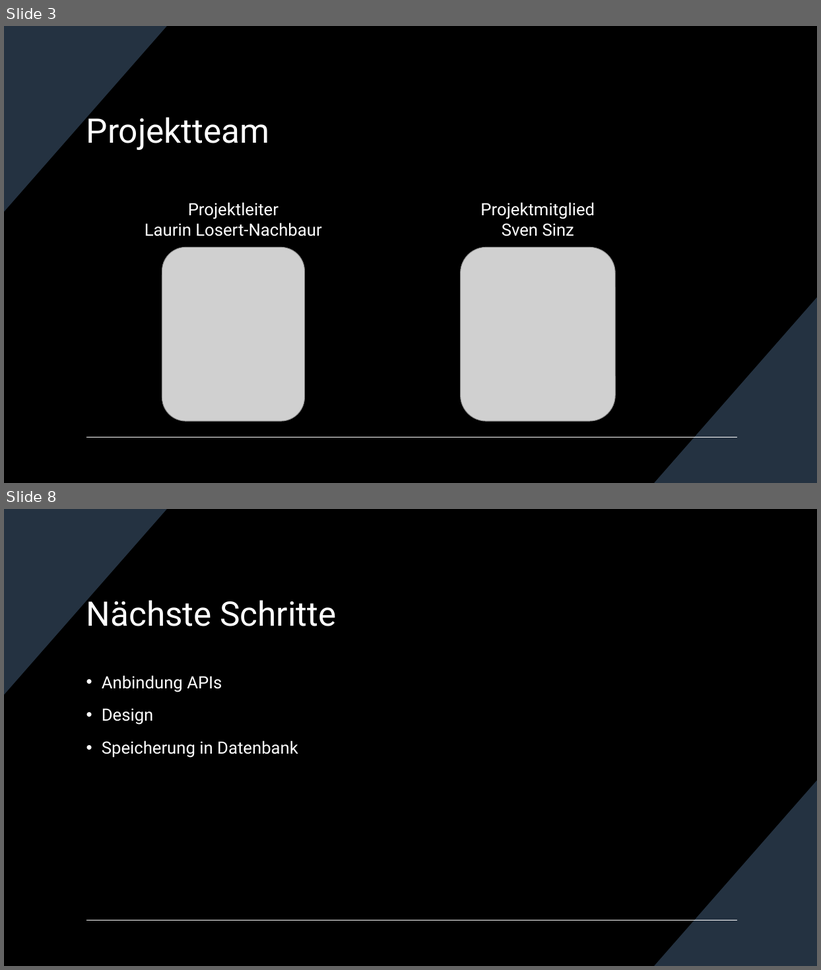
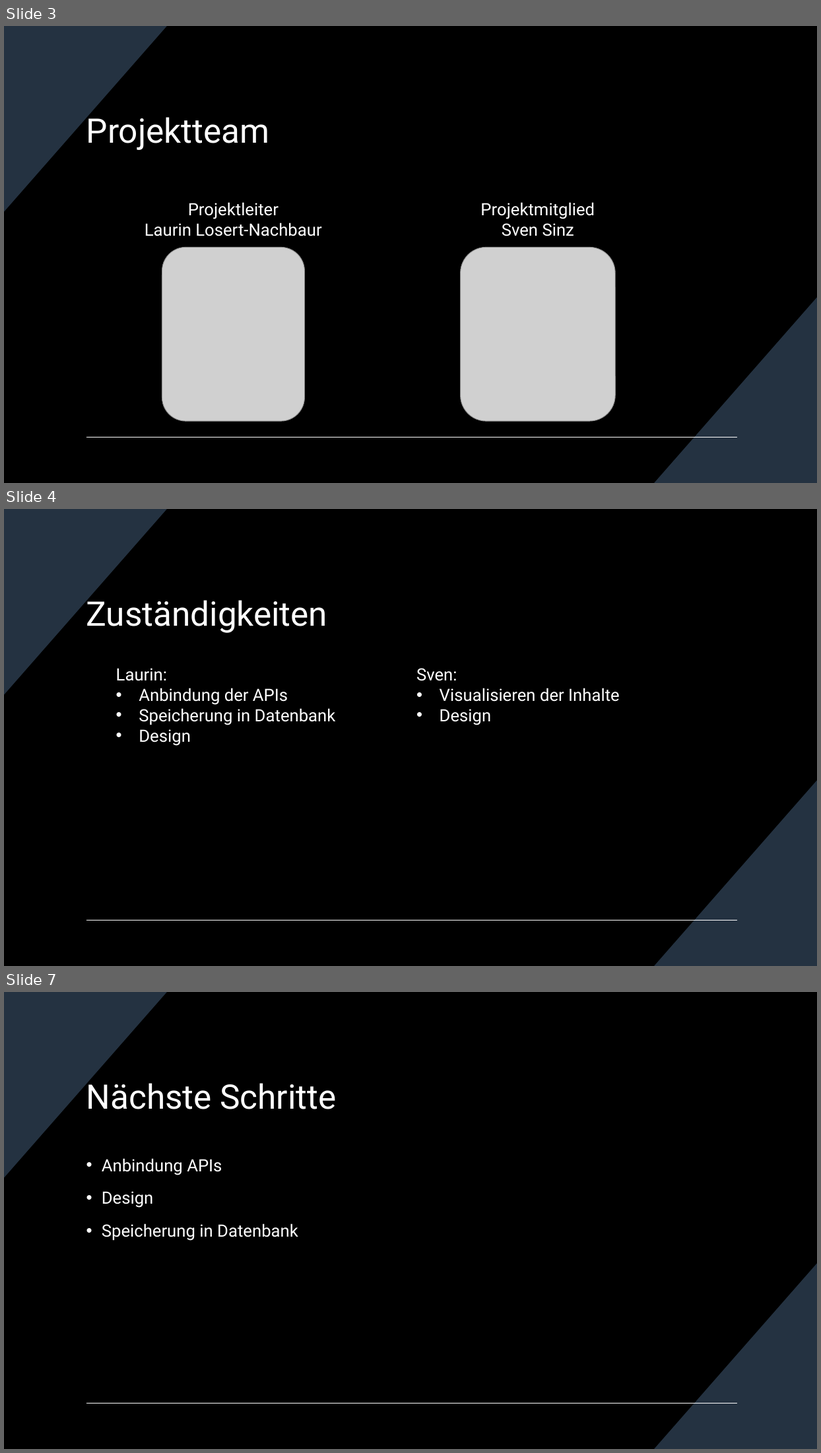
Before and after one commit to AaloFanaa/htldo5_swp, a slide deck: ScreenTale/Projektmanagement/Projekt Präsentationen/ScreenTale Zwischenpräsentation _14_02_2024.pptx. Shown one above the other, each under a label of ours: slides 3 and 8 before the commit, slides 3, 4 and 7 after it; the slides between them are not shown. The pictures are 821x970 and 821x1453 pixels, drawn with LibreOffice and Linux fonts; fonts in the diff are those of the drawing; grey boxes stand for pictures. Boxes give left, top, right and bottom in pixels: in the first picture for what was removed or moved away, otherwise in the second. Text is boxed around its words. In the diff, an @@ line names an element or a change of style, - is before the commit and + after.

```diff
--- a/ScreenTale/Projektmanagement/Projekt Präsentationen/ScreenTale Zwischenpräsentation _14_02_2024.pptx
+++ b/ScreenTale/Projektmanagement/Projekt Präsentationen/ScreenTale Zwischenpräsentation _14_02_2024.pptx
@@ slide 4 added at <box>4,509,817,966</box>, background #000000; not listed: 3 template elements that a slide beside it also shows @@
@@ title added at <box>86,595,328,633</box>, 40 pt, text #FFFFFF @@
+Zuständigkeiten
@@ text added at <box>116,668,336,746</box>, 20 pt, text #FFFFFF @@
+Laurin:
+• Anbindung der APIs
+• Speicherung in Datenbank
+• Design
@@ text added at <box>416,668,620,725</box>, 20 pt, text #FFFFFF @@
+Sven:
+• Visualisieren der Inhalte
+• Design
@@ what was slide 8 is now slide 7 @@
```
Also in this commit, not shown: 2 slides changed, 1 other slide added, 3 slides removed.
